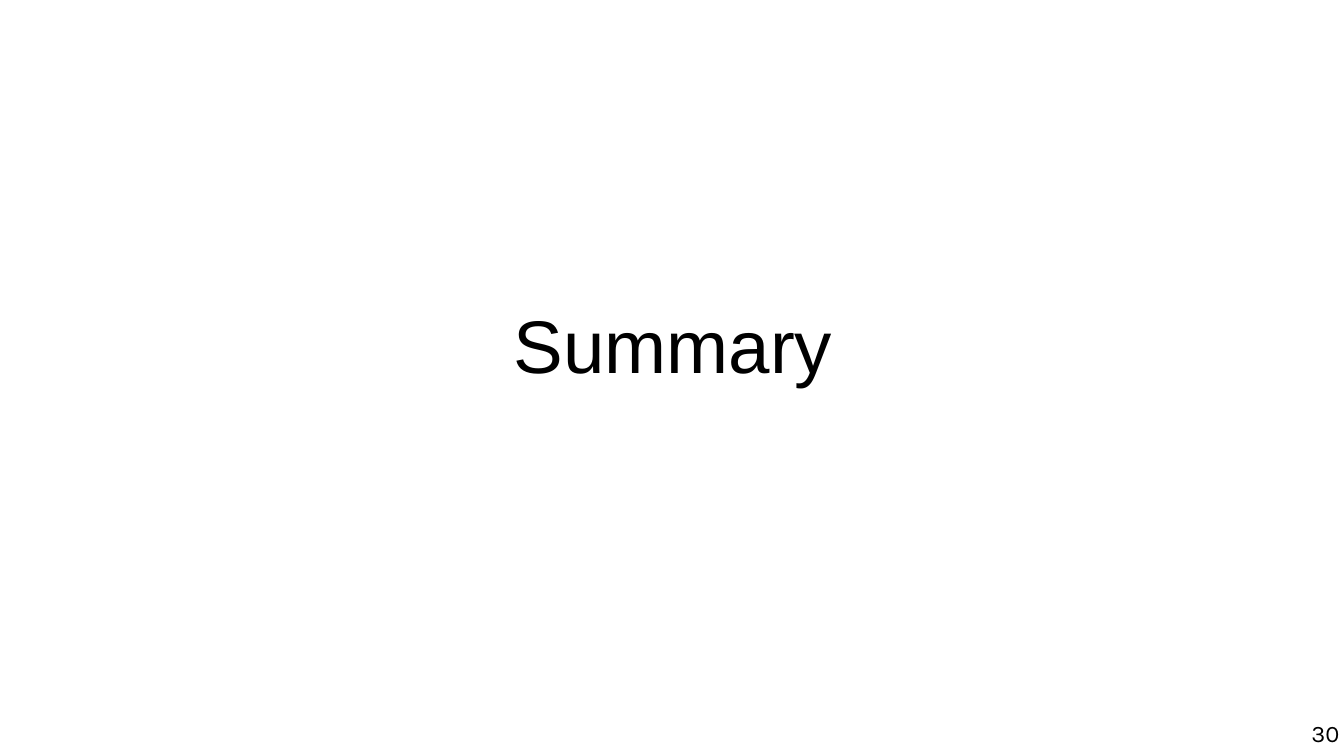
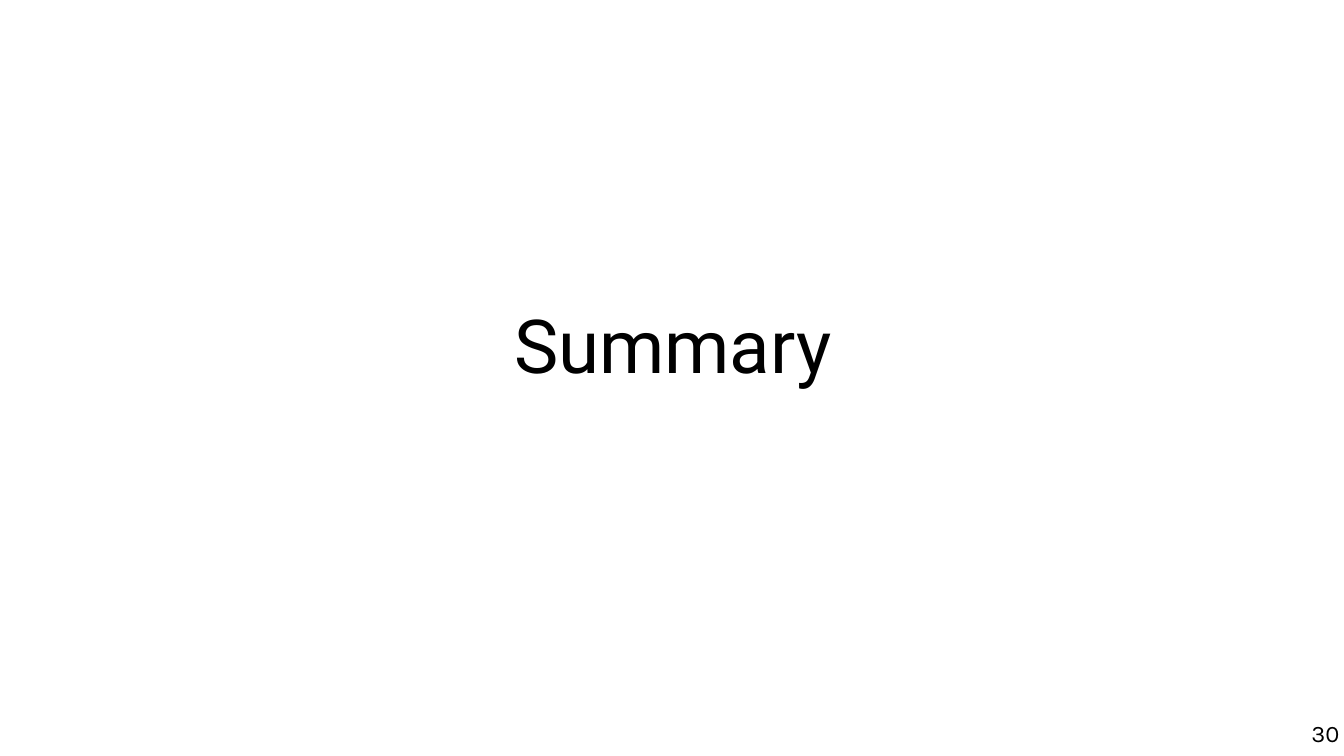
Before and after one commit to marco-calautti/data-mining-course, a slide deck: slide 30 of theory/odp/tt11_itemsets.odp. Drawn at 1344x756 pixels with LibreOffice and Linux fonts; fonts in the diff are those of the drawing. Boxes give left, top, right and bottom in pixels: in the first picture for what was removed or moved away, otherwise in the second. Text is boxed around its words. In the diff, an @@ line names an element or a change of style, - is before the commit and + after.

```diff
--- a/theory/odp/tt11_itemsets.odp
+++ b/theory/odp/tt11_itemsets.odp
@@ title "Summary" at (514, 319, 831, 389): font Arial to Roboto @@
```
Also in this commit, not shown: 24 other slides changed, 48 other files.
